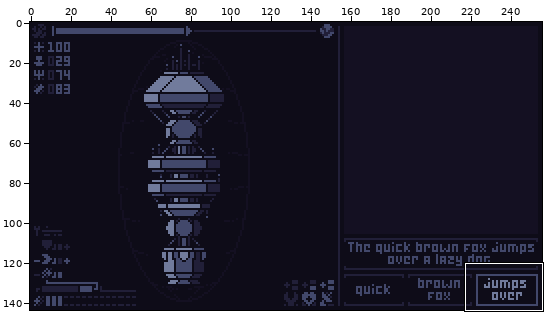
A pixel-art file gets an edit: src/assets/images/construct_canvas.aseprite. Above, an overview of the earlier version with the close-up marked.
Close-up. Before:
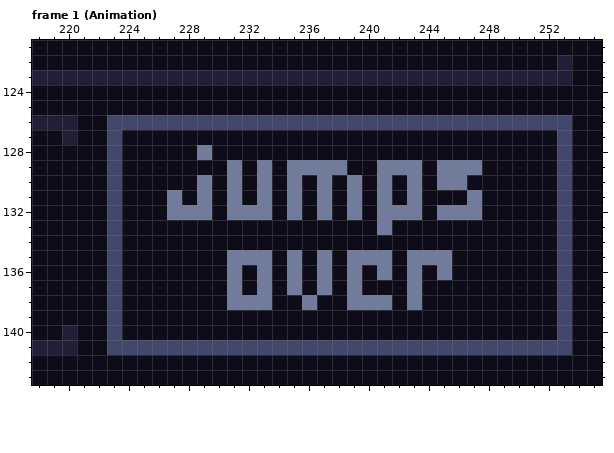
256x144 pixels, 6 frames. Colours within 5 levels of each other are drawn and written as one. Shown: frame 1 (Animation): x 218..255, y 121..143. The commit also changed other frames or places, which this record leaves out.
After the commit:
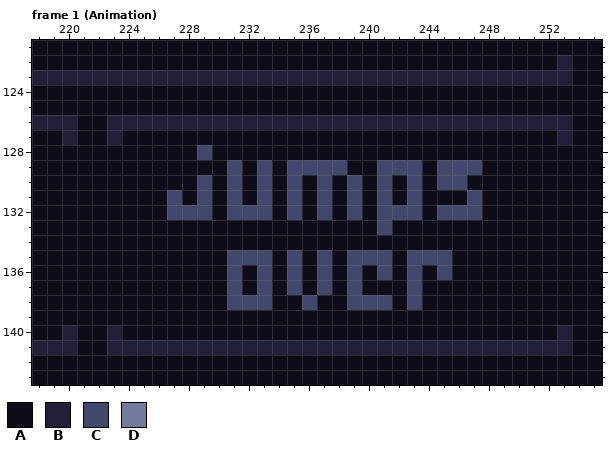
Palette (. is transparent): A #0e0c18  B #211f38  C #42486b  D #717b9c
The exact change:
layer "Highlight" now hidden
Changed rows in their new state; - is an unchanged pixel.
Frame 1 (Animation):
first column x 223:
126 BBBBBBBBBBBBBBBBBBBBBBBBBBBBBBB
127 B-----------------------------B
128 A-----C-----------------------A
129 A-------C-C-CCCC--CCC-CCC-----A
130 A-----C-C-C-C-C-C-C-C-CC------A
131 A---C-C-C-C-C-C-C-C-C---C-----A
132 A---CCC-CCC-C-C-C-CCC-CCC-----A
133 A-----------------C-----------A
134 A-----------------------------A
135 A-------CCC-C-C-CCC-CCC-------A
136 A-------C-C-C-C-C-C-C-C-------A
137 A-------C-C-C-C-C---C---------A
138 A-------CCC--C--CCC-C---------A
139 A-----------------------------A
140 B-----------------------------B
141 BBBBBBBBBBBBBBBBBBBBBBBBBBBBBBB
Boxes around the changes in both close-ups, in picture pixels (x1, y1, x2, y2):
changed: (107, 115, 572, 355)
